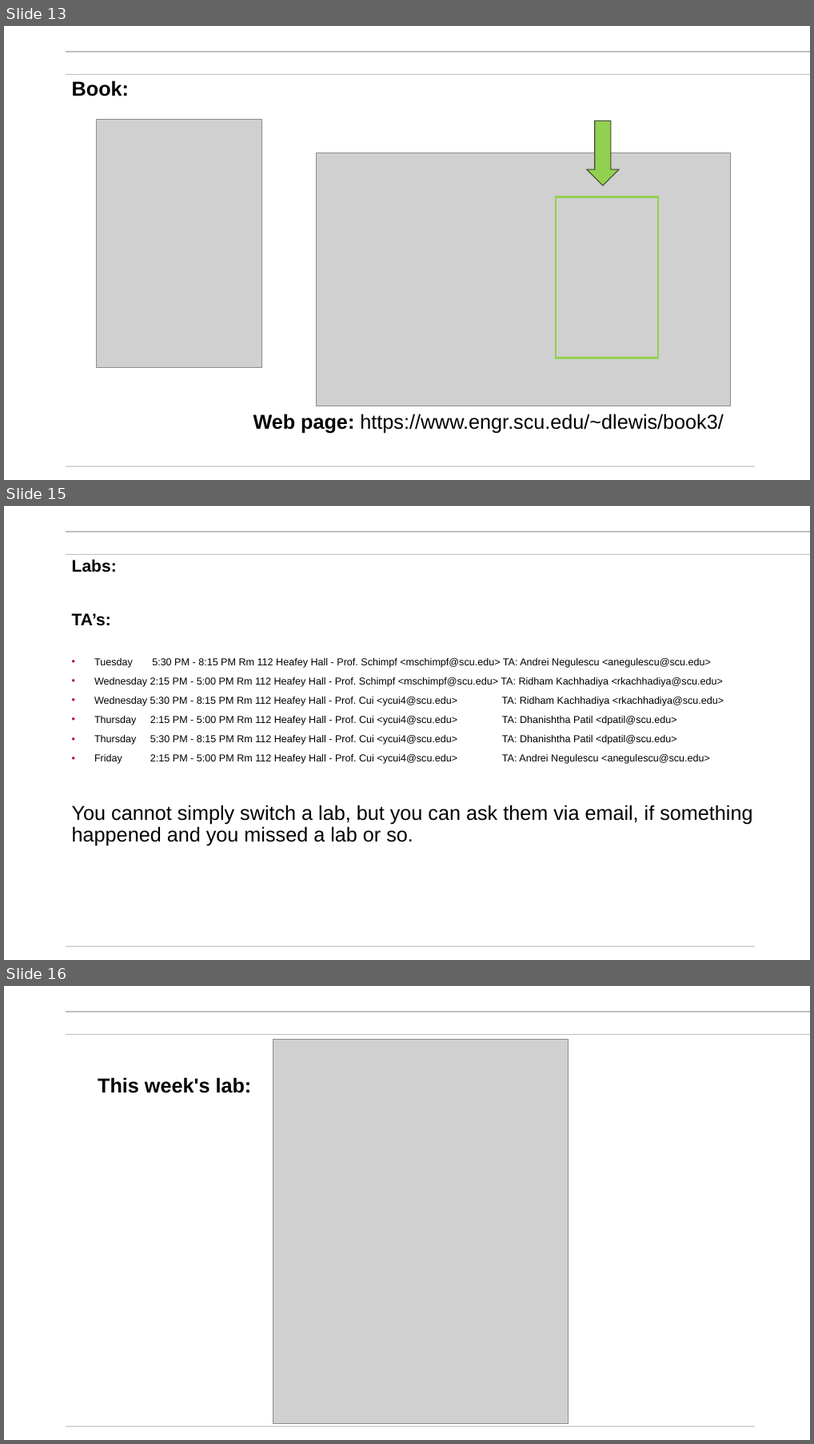
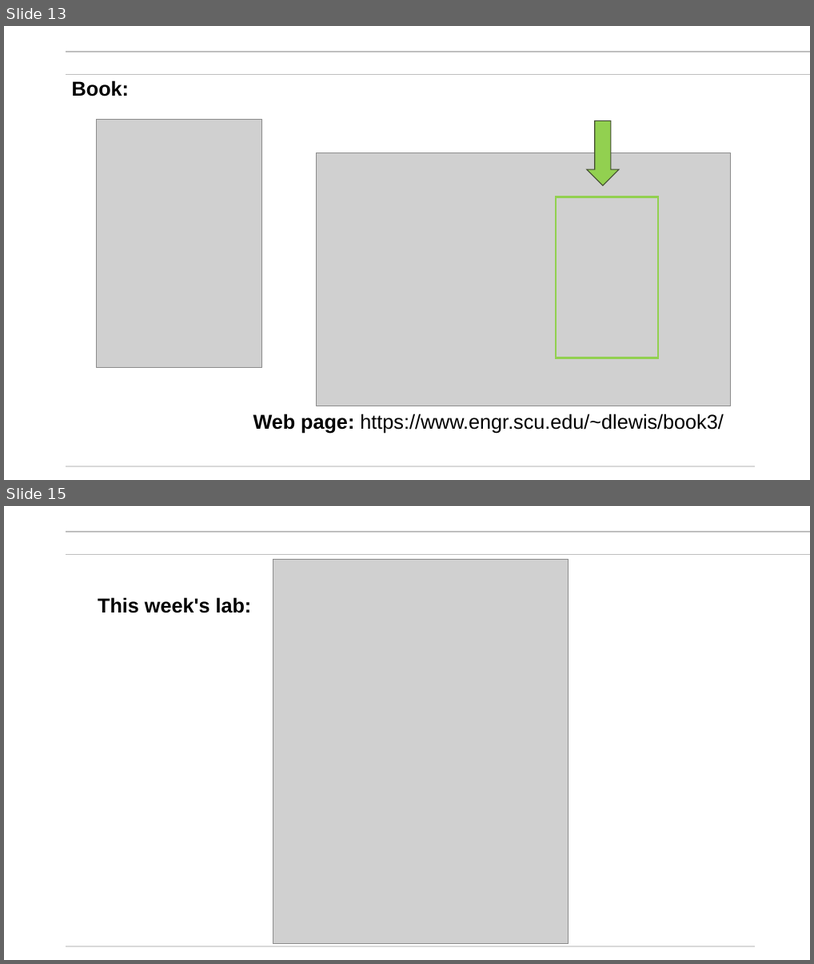
Before and after one commit to mikegrace2/CSEN20-Fall2026-Course-Website, a slide deck: Week01_IntroAndBinaryNumbers/Ch00_Basics_V4.pptx. Shown one above the other, each under a label of ours: slides 13, 15 and 16 before the commit, slides 13 and 15 after it; the slides between them are not shown. The pictures are 814x1444 and 814x964 pixels, drawn with LibreOffice and Linux fonts; fonts in the diff are those of the drawing; grey boxes stand for pictures; background and template pictures are left out. Boxes give left, top, right and bottom in pixels: in the first picture for what was removed or moved away, otherwise in the second. Text is boxed around its words. In the diff, an @@ line names an element or a change of style, - is before the commit and + after.

```diff
--- a/Week01_IntroAndBinaryNumbers/Ch00_Basics_V4.pptx
+++ b/Week01_IntroAndBinaryNumbers/Ch00_Basics_V4.pptx
@@ slide 15 removed at box(4, 506, 810, 960), background #FFFFFF; not listed: 3 template elements that a slide beside it also shows @@
@@ subtitle removed at box(72, 559, 753, 846) @@
-Labs:
-TA’s:
-• Tuesday 5:30 PM - 8:15 PM Rm 112 Heafey Hall - Prof. Schimpf <mschimpf@scu.edu> TA: Andrei Negulescu <anegulescu@scu.edu>
-• Wednesday 2:15 PM - 5:00 PM Rm 112 Heafey Hall - Prof. Schimpf <mschimpf@scu.edu> TA: Ridham Kachhadiya <rkachhadiya@scu.edu>
-• Wednesday 5:30 PM - 8:15 PM Rm 112 Heafey Hall - Prof. Cui <ycui4@scu.edu> TA: Ridham Kachhadiya <rkachhadiya@scu.edu>
-• Thursday 2:15 PM - 5:00 PM Rm 112 Heafey Hall - Prof. Cui <ycui4@scu.edu> TA: Dhanishtha Patil <dpatil@scu.edu>
-• Thursday 5:30 PM - 8:15 PM Rm 112 Heafey Hall - Prof. Cui <ycui4@scu.edu> TA: Dhanishtha Patil <dpatil@scu.edu>
-• Friday 2:15 PM - 5:00 PM Rm 112 Heafey Hall - Prof. Cui <ycui4@scu.edu> TA: Andrei Negulescu <anegulescu@scu.edu>
-You cannot simply switch a lab, but you can ask them via email, if something happened and you missed a lab or so.
@@ what was slide 16 is now slide 15 @@
```
Also in this commit, not shown: 4 slides changed.
